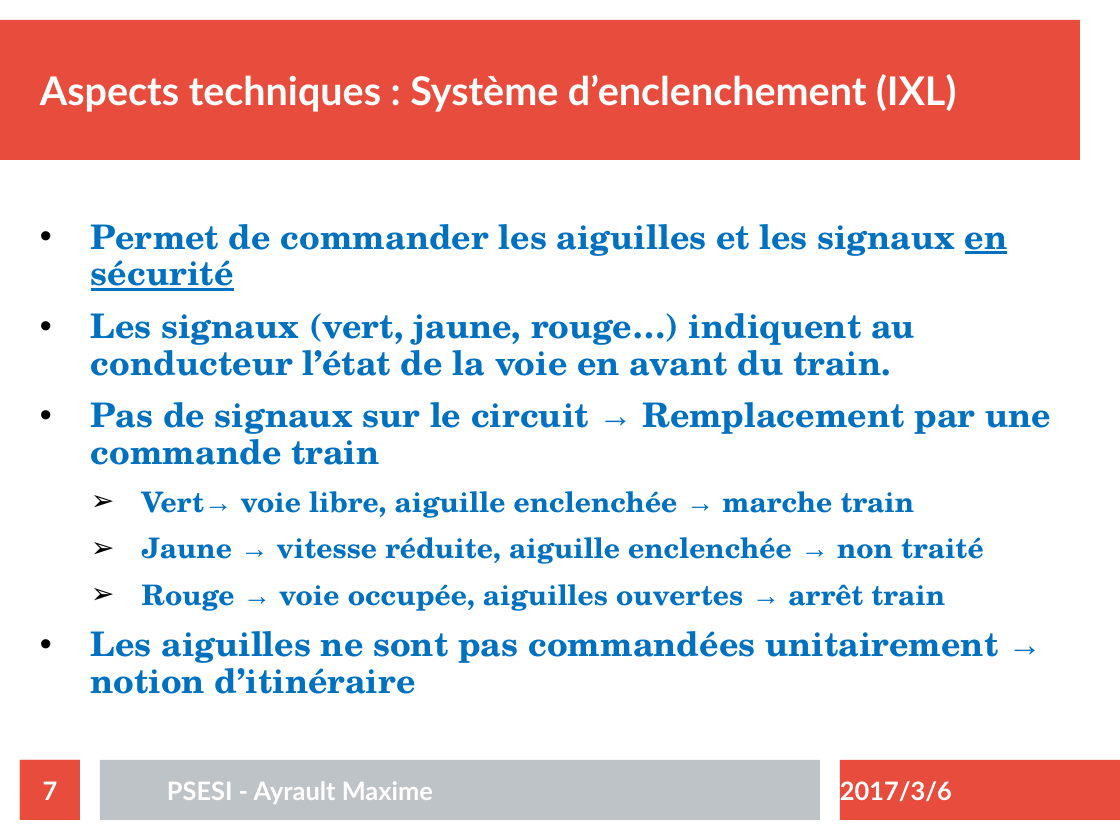
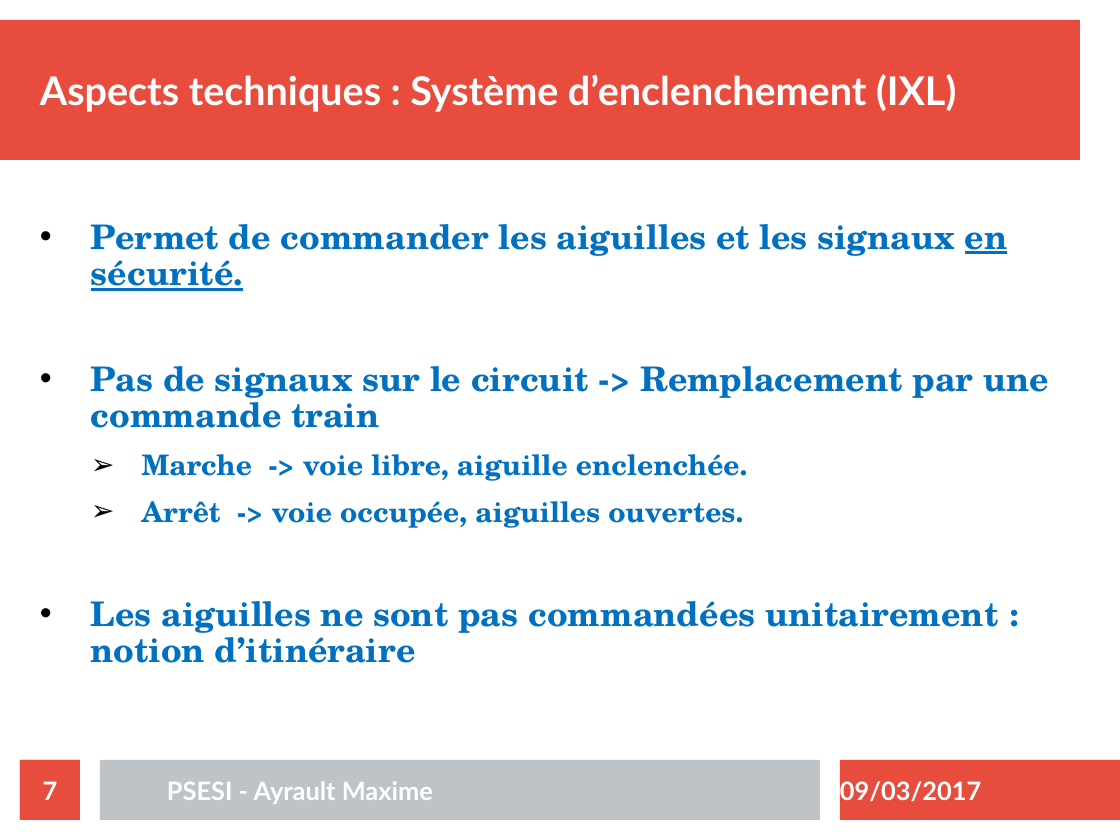
Before and after one commit to maximouth/psesi, a slide deck: slide 7 of Presentation/presentation.odp. Drawn at 1120x840 pixels with LibreOffice and Linux fonts; fonts in the diff are those of the drawing. Boxes give left, top, right and bottom in pixels: in the first picture for what was removed or moved away, otherwise in the second. Text is boxed around its words. In the diff, an @@ line names an element or a change of style, - is before the commit and + after.

```diff
--- a/Presentation/presentation.odp
+++ b/Presentation/presentation.odp
@@ text at (x1=91, y1=224, x2=1049, y2=663): text changed @@
-      • Permet de commander les aiguilles et les signaux en sécurité
-      • Les signaux (vert, jaune, rouge…) indiquent au conducteur l’état de la voie en avant du train.
-      • Pas de signaux sur le circuit → Remplacement par une commande train
-        ➢ Vert→ voie libre, aiguille enclenchée → marche train
-        ➢ Jaune → vitesse réduite, aiguille enclenchée → non traité
-        ➢ Rouge → voie occupée, aiguilles ouvertes → arrêt train
-      • Les aiguilles ne sont pas commandées unitairement → notion d’itinéraire
+      • Permet de commander les aiguilles et les signaux en sécurité.
+      • Pas de signaux sur le circuit -> Remplacement par une commande train
+        ➢ Marche -> voie libre, aiguille enclenchée.
+        ➢ Arrêt -> voie occupée, aiguilles ouvertes.
+      • Les aiguilles ne sont pas commandées unitairement : notion d’itinéraire
@@ text at (x1=840, y1=781, x2=982, y2=801): text changed @@
-2017/3/6
+09/03/2017
```
Also in this commit, not shown: 22 other slides changed, 2 slides added, 28 other files.
